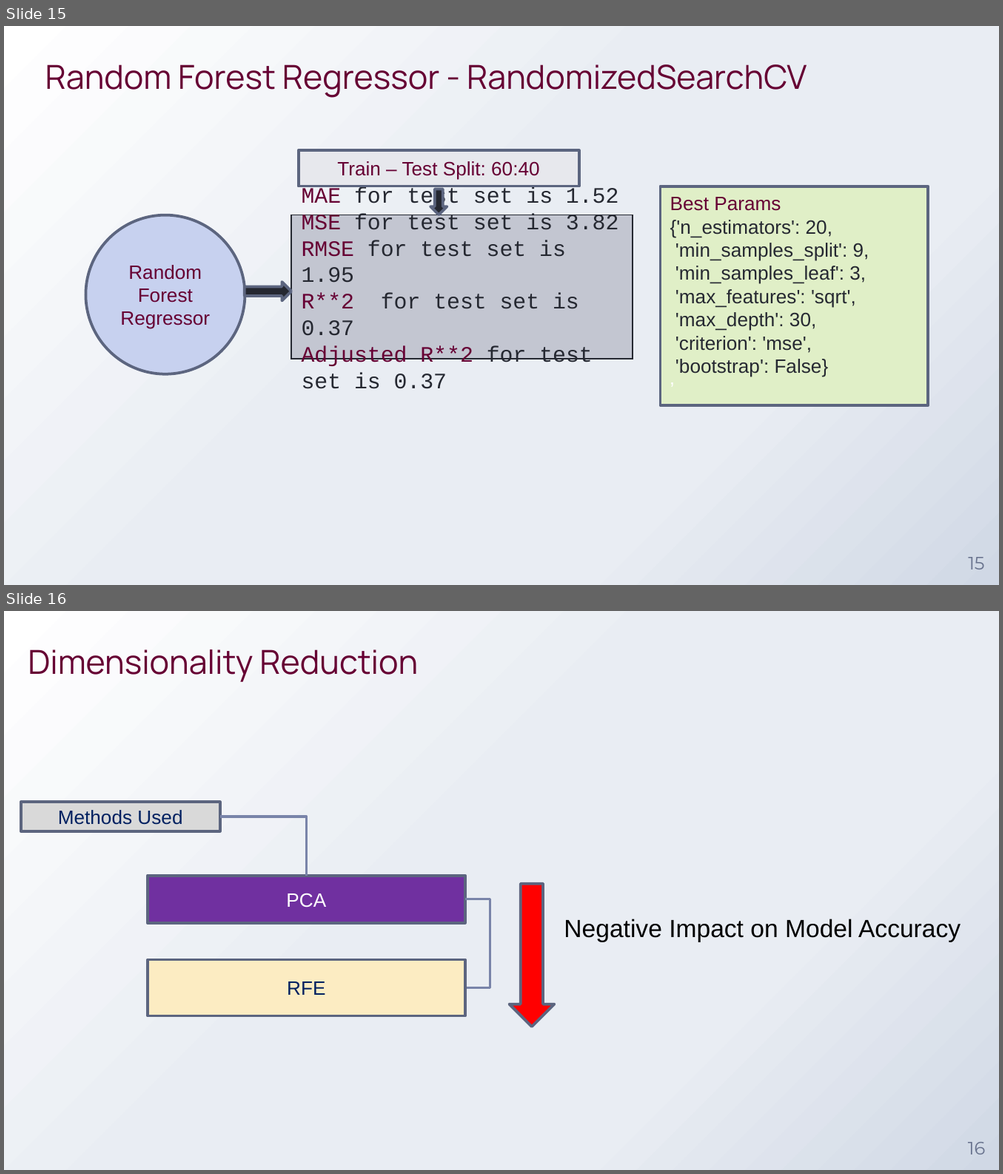
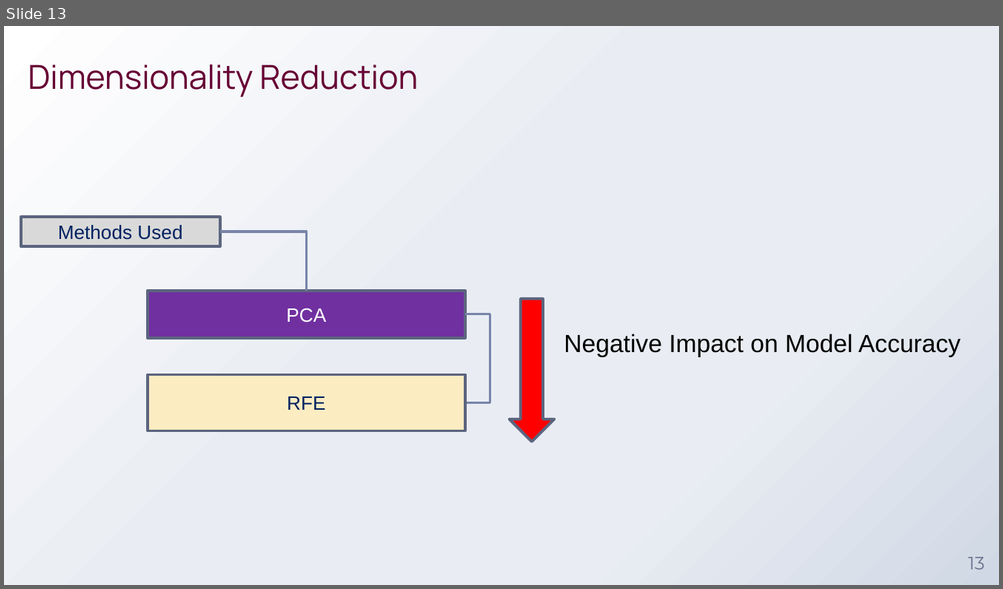
Before and after one commit to vivekgulavani/Prudential-Data-Machine-Learning, a slide deck: Prudential Insurance Machine Learning V1.0.pptx. Shown one above the other, each under a label of ours: slides 15 and 16 before the commit, slide 13 after it. The pictures are 1003x1174 and 1003x589 pixels, drawn with LibreOffice and Linux fonts; fonts in the diff are those of the drawing; background and template pictures are left out. Boxes give left, top, right and bottom in pixels: in the first picture for what was removed or moved away, otherwise in the second. Text is boxed around its words. In the diff, an @@ line names an element or a change of style, - is before the commit and + after.

```diff
--- a/Prudential Insurance Machine Learning V1.0.pptx
+++ b/Prudential Insurance Machine Learning V1.0.pptx
@@ slide 15 removed at [4,26,999,585], background gradient #FFFFFF to #E9EDF3 to #D0D8E5 @@
@@ title removed at [45,64,806,98] @@
-Random Forest Regressor - RandomizedSearchCV
@@ rectangle removed at [299,150,579,186] @@
-Train – Test Split: 60:40
@@ down arrow removed at [431,189,447,215] @@
@@ rectangle removed at [660,186,928,405] @@
-Best Params
-{'n_estimators': 20,
-'min_samples_split': 9,
-'min_samples_leaf': 3,
-'max_features': 'sqrt',
-'max_depth': 30,
-'criterion': 'mse',
-'bootstrap': False}
-’
@@ ellipse removed at [85,215,244,374] @@
-Random Forest Regressor
@@ rectangle removed at [291,215,632,359] @@
-MAE for test set is 1.52
-MSE for test set is 3.82
-RMSE for test set is 1.95
-R**2 for test set is 0.37
-Adjusted R**2 for test set is 0.37
@@ right arrow removed at [244,283,291,301] @@
@@ page number removed at [967,557,984,570] @@
-15
@@ what was slide 16 is now slide 13 @@
@@ page number at [967,557,984,570]: text changed @@
-16
+13
```
Also in this commit, not shown: 2 slides changed, 3 other slides removed.
